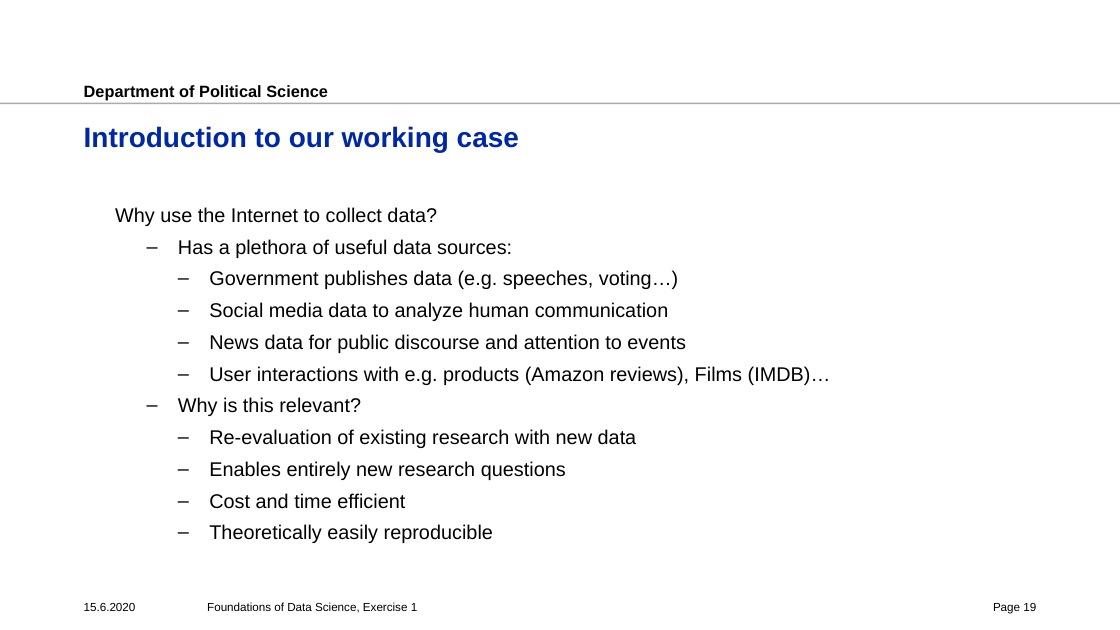
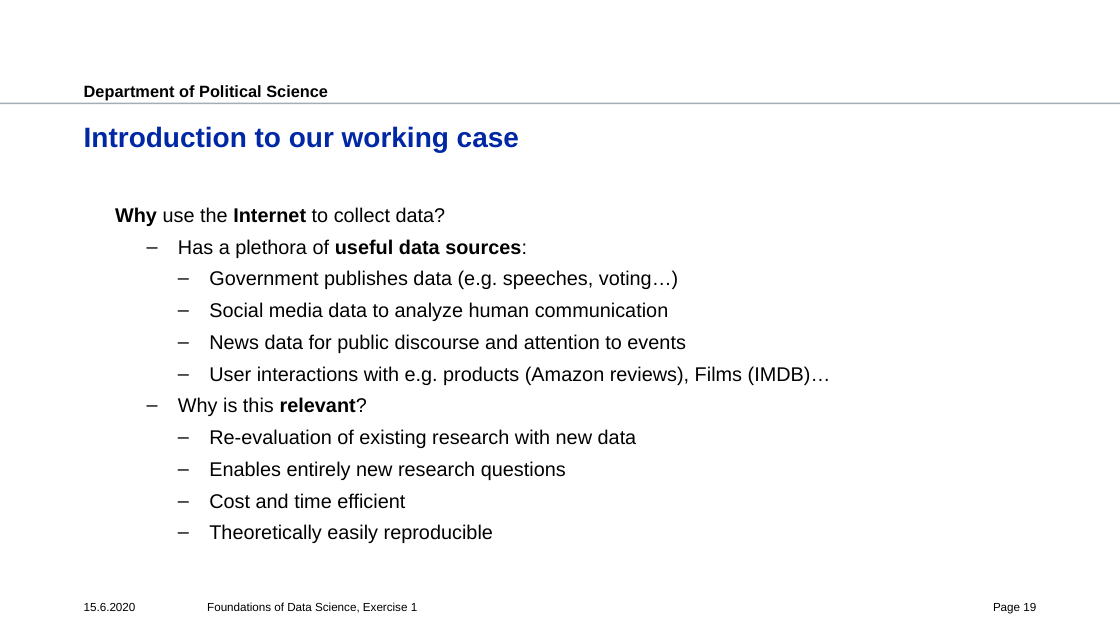
Before and after one commit to polianchykova/fds-2020-exercise, a slide deck: slide 19 of ex1/ex1.pptx. Drawn at 1120x630 pixels with LibreOffice and Linux fonts; fonts in the diff are those of the drawing; background and template pictures are left out. Boxes give left, top, right and bottom in pixels: in the first picture for what was removed or moved away, otherwise in the second. Text is boxed around its words. In the diff, an @@ line names an element or a change of style, - is before the commit and + after.

```diff
--- a/ex1/ex1.pptx
+++ b/ex1/ex1.pptx
@@ text at (115, 207, 527, 416): bold on in "Why Internet", "useful data sources:", "relevant?" @@
```
Also in this commit, not shown: 6 other slides changed, 3 other files.
